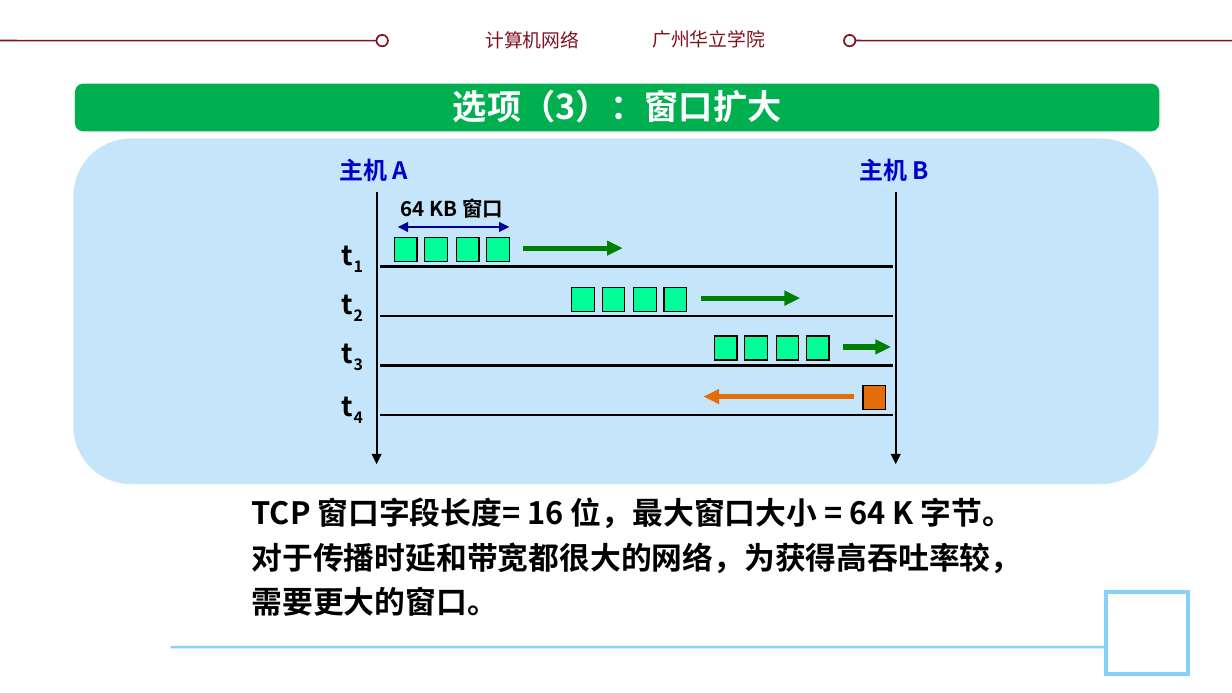
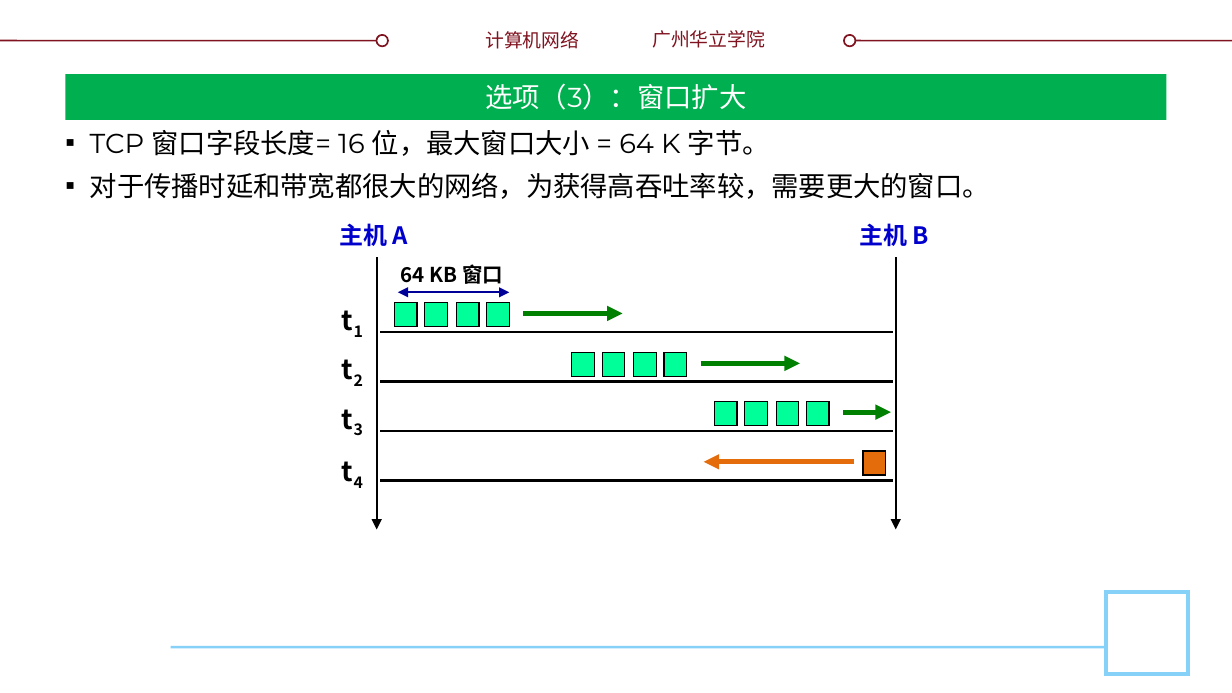
Before and after one commit to glplaman/glplaman.github.io, a slide deck: slide 90 of network/ppt/chap5.pptx (slide 87 before the commit). Drawn at 1232x693 pixels with LibreOffice and Linux fonts; fonts in the diff are those of the drawing; background and template pictures are left out. Boxes give left, top, right and bottom in pixels: in the first picture for what was removed or moved away, otherwise in the second. Text is boxed around its words. In the diff, an @@ line names an element or a change of style, - is before the commit and + after.

```diff
--- a/network/ppt/chap5.pptx
+++ b/network/ppt/chap5.pptx
@@ title "选项（3）：窗口扩大": place and size @@
-title "选项（3）：窗口扩大" at bbox=[453, 89, 782, 123]
+title "选项（3）：窗口扩大" at bbox=[65, 74, 1167, 120]
@@ title "选项（3）：窗口扩大" at bbox=[65, 74, 1167, 120]: size 20 to 16 pt, font Noto Sans CJK SC to Montserrat, bold off; vertical alignment top to middle; fill none to #00B050 @@
@@ rounded rectangle removed at bbox=[75, 84, 1159, 132] @@
@@ text "TCP 窗口字段长度= 16 位，最大窗口大小 = ...": place and size @@
-text "TCP 窗口字段长度= 16 位，最大窗口大小 = ..." at bbox=[252, 497, 1022, 616]
+text "TCP 窗口字段长度= 16 位，最大窗口大小 = ..." at bbox=[90, 130, 990, 199]
@@ text "TCP 窗口字段长度= 16 位，最大窗口大小 = ..." at bbox=[90, 130, 990, 199]: size 18 to 16 pt, font Noto Sans CJK SC to Montserrat, bold off; alignment left to justified; bullet none to ▪; line spacing 26pt to 1; more space between paragraphs @@
@@ rounded rectangle removed at bbox=[74, 138, 1159, 484] @@
@@ 13 rectangles, 7 texts, 6 arrows, 4 lines, 1 double arrow: place and size @@
-13 rectangles, 7 texts, 6 arrows, 4 lines, 1 double arrow at bbox=[324, 158, 929, 464]
+13 rectangles, 7 texts, 6 arrows, 4 lines, 1 double arrow at bbox=[324, 223, 929, 530]
```
Also in this commit, not shown: 40 other slides changed, 3 slides added, 11 other files.
